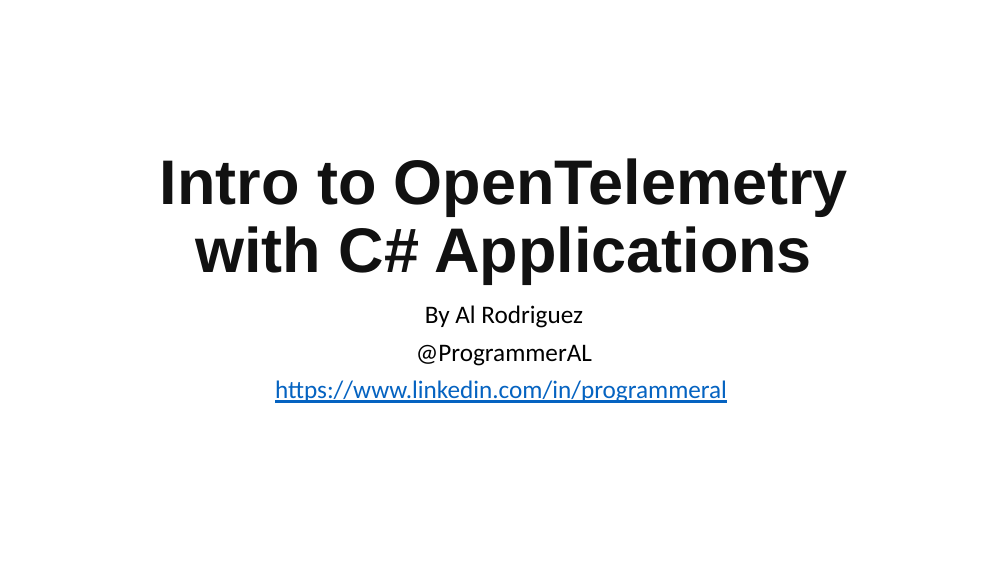
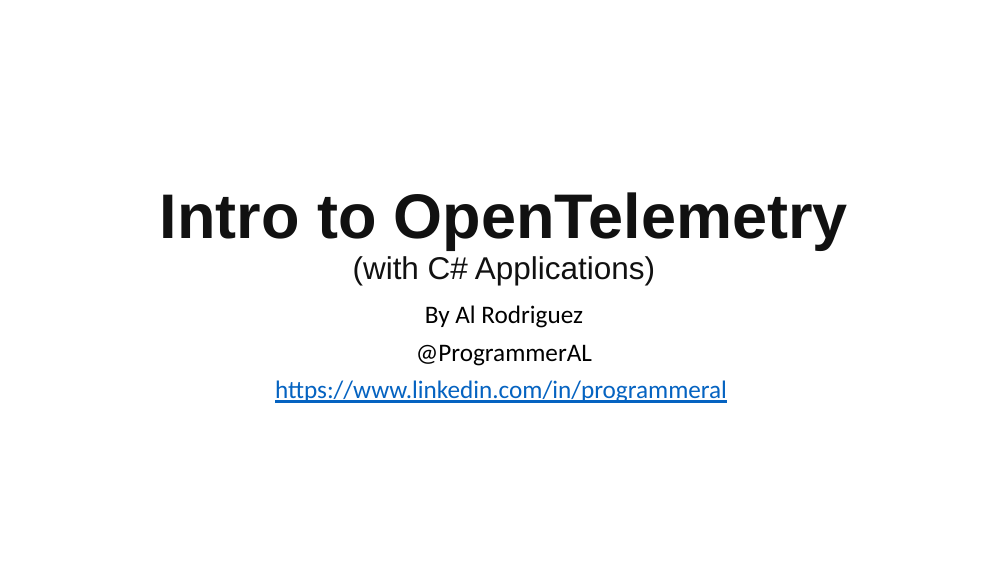
Before and after one commit to ProgrammerAL/Presentations-2023, a slide deck: slide 1 of 2023-03 - Orlando Code Camp - OpenTelemetry/Presentation.pptx. Drawn at 1008x567 pixels with LibreOffice and Linux fonts; fonts in the diff are those of the drawing. Boxes give left, top, right and bottom in pixels: in the first picture for what was removed or moved away, otherwise in the second. Text is boxed around its words. In the diff, an @@ line names an element or a change of style, - is before the commit and + after.

```diff
--- a/2023-03 - Orlando Code Camp - OpenTelemetry/Presentation.pptx
+++ b/2023-03 - Orlando Code Camp - OpenTelemetry/Presentation.pptx
@@ title at (160, 192, 848, 285): text changed @@
-Intro to OpenTelemetry with C# Applications
+Intro to OpenTelemetry (with C# Applications)
```
Also in this commit, not shown: 1 other slide changed, 7 slides added, 3 slides removed.
